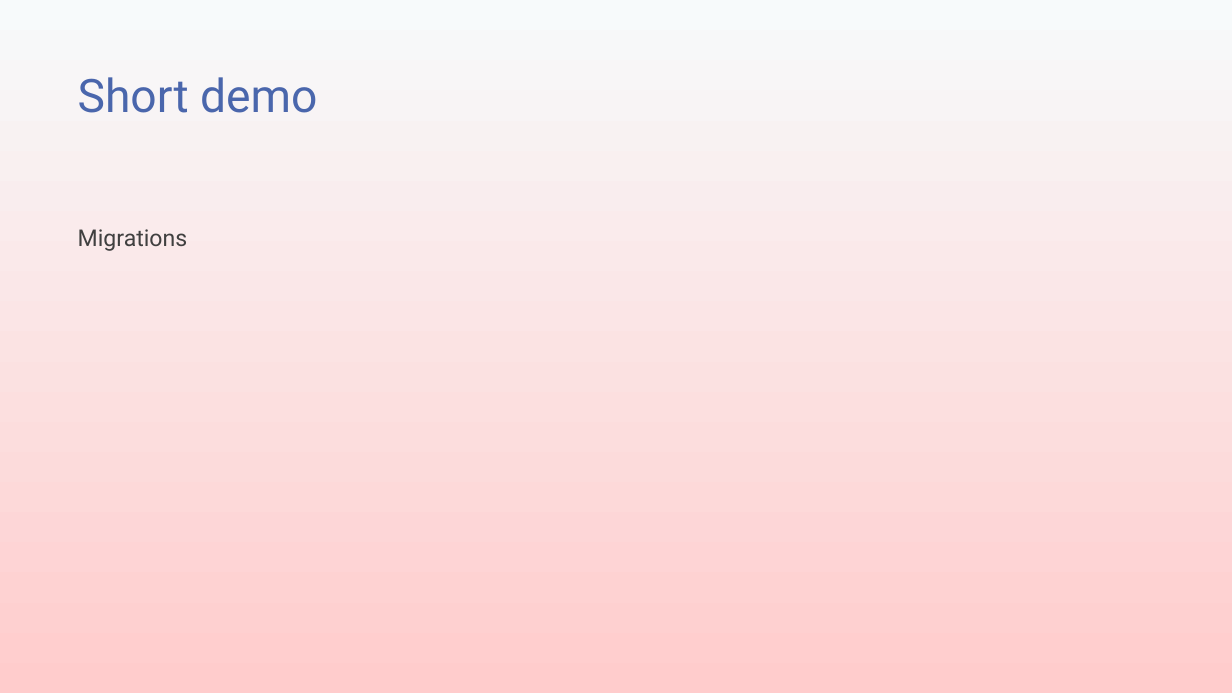
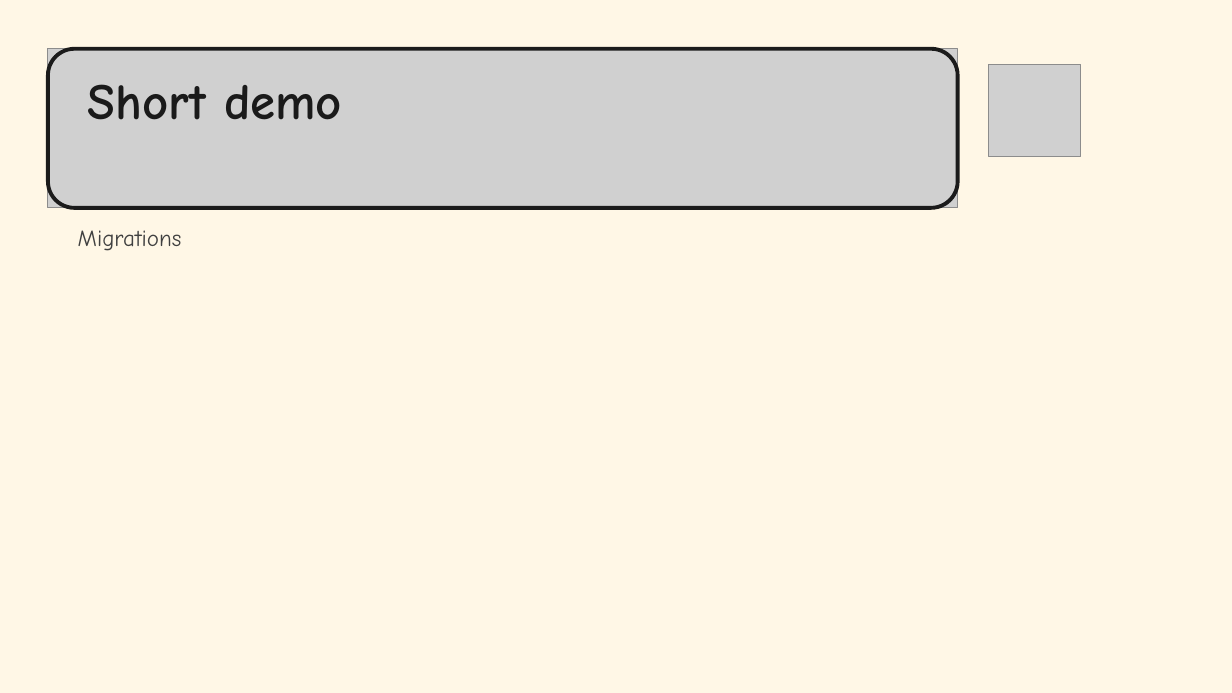
Before and after one commit to transmokopter/Presentations, a slide deck: slide 10 of an-introduction-to-sql-server-database-projects/an-introduction-to-sql-server-database-projects.pptx (slide 12 before the commit). Drawn at 1232x693 pixels with LibreOffice and Linux fonts; fonts in the diff are those of the drawing; grey boxes stand for pictures; background and template pictures are left out. Boxes give left, top, right and bottom in pixels: in the first picture for what was removed or moved away, otherwise in the second. Text is boxed around its words. In the diff, an @@ line names an element or a change of style, - is before the commit and + after.

```diff
--- a/an-introduction-to-sql-server-database-projects/an-introduction-to-sql-server-database-projects.pptx
+++ b/an-introduction-to-sql-server-database-projects/an-introduction-to-sql-server-database-projects.pptx
@@ background gradient #F7FAFB to #FFCCCC to #FFF7E6 @@
@@ picture added at (x1=48, y1=49, x2=958, y2=208) @@
@@ rounded rectangle added at (x1=48, y1=49, x2=958, y2=208), outline #1B1B1B 3 pt @@
@@ title "Short demo" moved from (x1=78, y1=77, x2=317, y2=113) to (x1=88, y1=84, x2=342, y2=120) @@
@@ title "Short demo" at (x1=88, y1=84, x2=342, y2=120): size 36 to 39.6 pt, font Roboto to Comic Neue, text colour #4A66AC to #1A1A1A, bold on @@
@@ picture added at (x1=989, y1=64, x2=1081, y2=156) @@
@@ text "Migrations" at (x1=78, y1=230, x2=182, y2=251): font Roboto to Comic Neue @@
```
Also in this commit, not shown: 19 other slides changed, 1 slide added, 4 slides removed, 4 other files.
